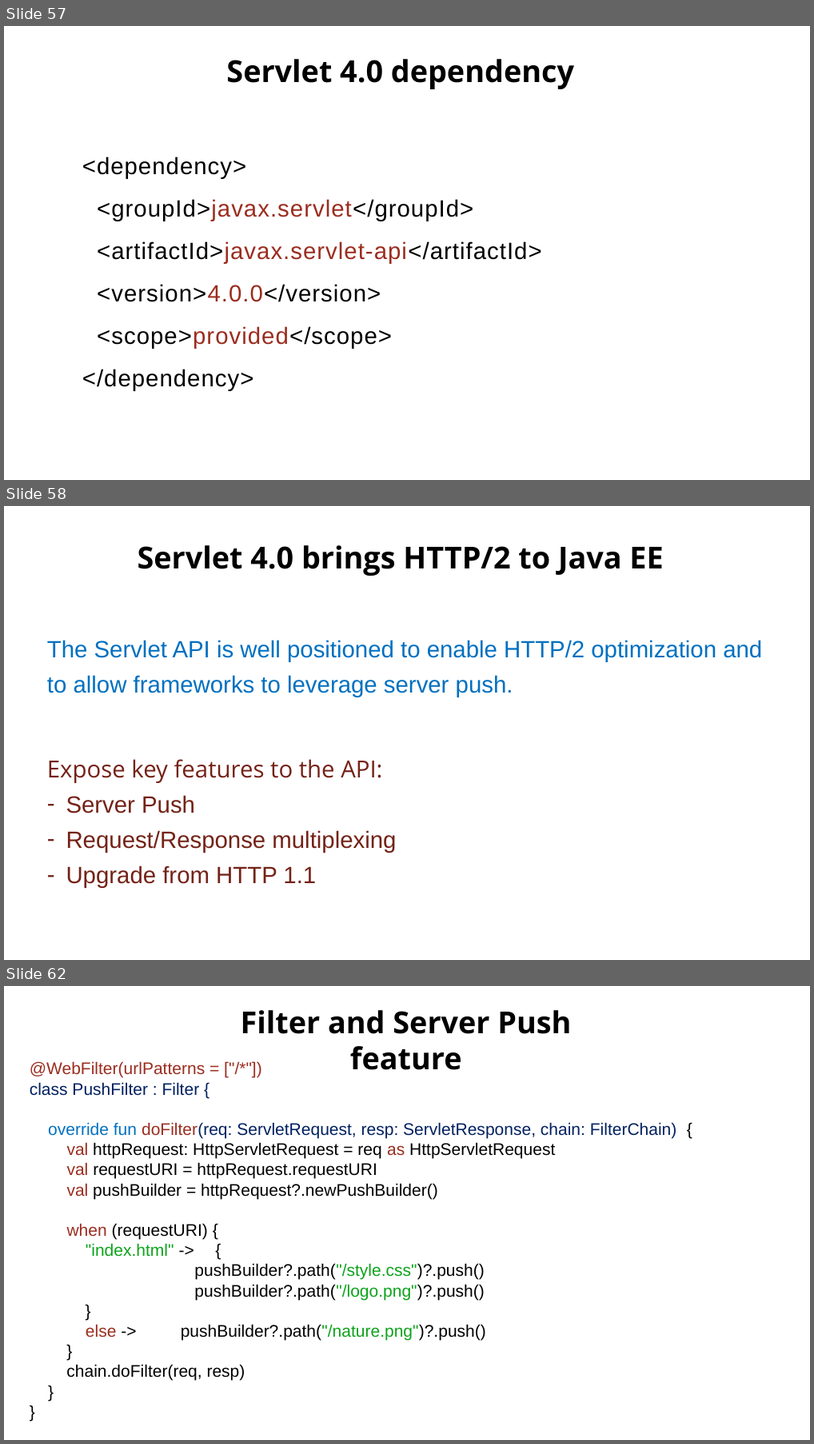
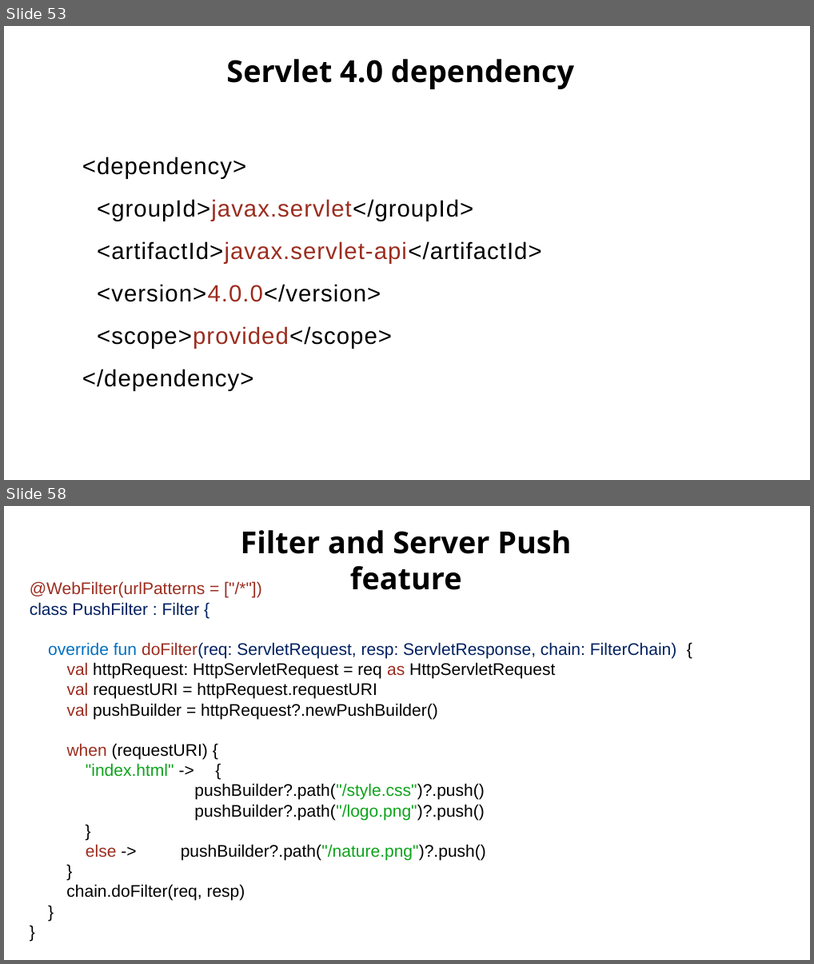
Before and after one commit to Zenon8/http2-inv, a slide deck: presentation/Http2 - Kotlin.pptx. Shown one above the other, each under a label of ours: slides 57, 58 and 62 before the commit, slides 53 and 58 after it; the slides between them are not shown. The pictures are 814x1444 and 814x964 pixels, drawn with LibreOffice and Linux fonts; fonts in the diff are those of the drawing; background and template pictures are left out. Boxes give left, top, right and bottom in pixels: in the first picture for what was removed or moved away, otherwise in the second. Text is boxed around its words. In the diff, an @@ line names an element or a change of style, - is before the commit and + after.

```diff
--- a/presentation/Http2 - Kotlin.pptx
+++ b/presentation/Http2 - Kotlin.pptx
@@ slide 58 removed at (4, 506, 810, 960), background #FFFFFF; not listed: 1 template element that a slide beside it also shows @@
@@ text removed at (138, 545, 663, 576) @@
-Servlet 4.0 brings HTTP/2 to Java EE
@@ text removed at (47, 640, 762, 697) @@
-The Servlet API is well positioned to enable HTTP/2 optimization and to allow frameworks to leverage server push.
@@ text removed at (47, 759, 396, 888) @@
-Expose key features to the API:
-– Server Push
-– Request/Response multiplexing
-– Upgrade from HTTP 1.1
@@ what was slide 57 is now slide 53 @@
@@ what was slide 62 is now slide 58 @@
```
Also in this commit, not shown: 4 slides changed, 1 slide added, 5 other slides removed, 19 other files.
